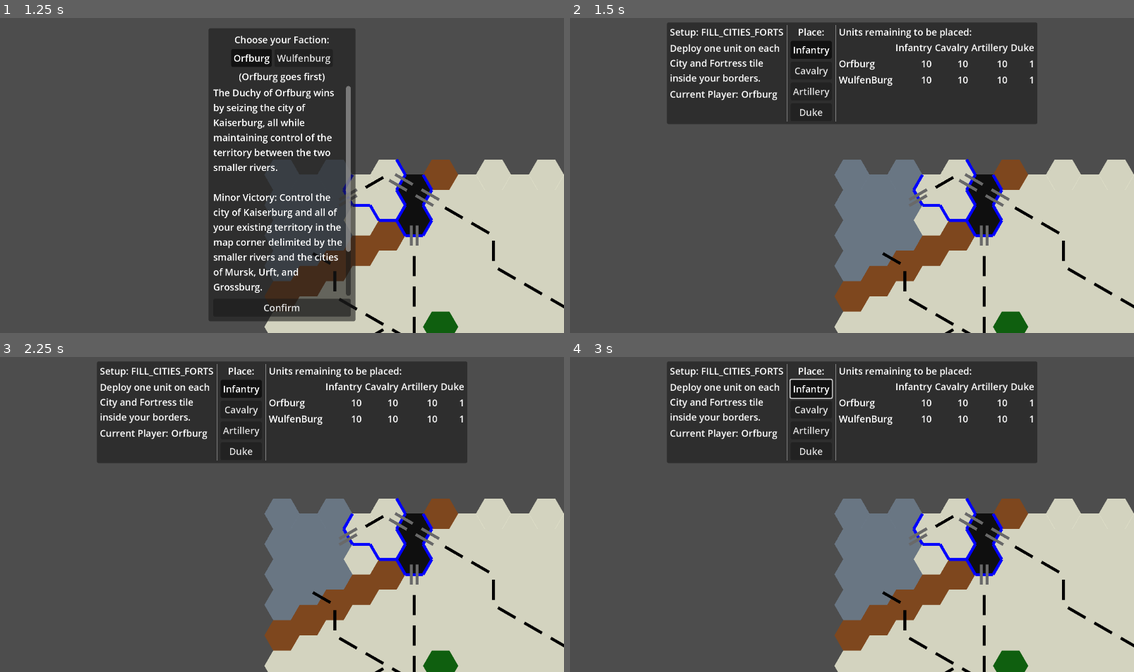
Above: before the commit, frames 1-4 (two rows, left to right).
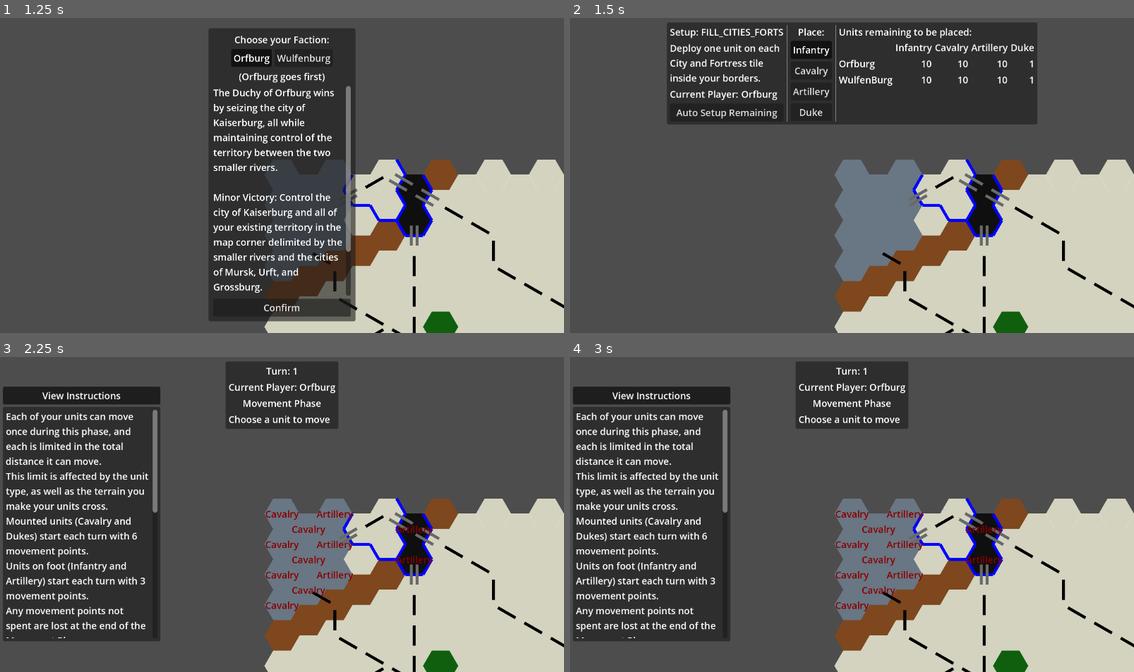
Above: after the commit, the same moments.

Repository: Jayjader/WarOfTheDukes
Game: Godot game, scene res://main_game_scene.tscn
Same seed, same stepped clock (60 frames per second), same inputs: the game is played once before the commit and once after it.
Inputs (mouse positions are in pixels of both pictures, inside the frame that each line leads up to):
- Up to frame 1 (1.25 s): click "New Game" at 0.5 s
- Up to frame 2 (1.5 s): click "Confirm" at 1.25 s
- Up to frame 3 (2.25 s): click (157, 451) at 2 s, where only the run after the commit has a clickable "Auto Setup Remaining"
- Up to frame 4 (3 s): click (812, 388) at 2.75 s, where only the run before the commit has a clickable "Infantry"

Frame 1 is identical in both runs. In frame 2, 0.2% of the frame differs, in the area x 18-37%, y 28-32%; in frame 3, 35%; in frame 4, 35%, in the area x 0-83%, y 1-91%.

Commit message:
allow quickly finishing setup
game chooses tiles for the players until triggering the end of setup.

tiles are chosen in the order they were painted into the map data "zone"
for the "current" player.

Diff:
--- a/game_session/setup/setup_root.gd
+++ b/game_session/setup/setup_root.gd
@@ -156,3 +156,20 @@
 			%Selection/Buttons/Artillery.set_pressed(true)
 		Enums.Unit.Duke:
 			%Selection/Buttons/Duke.set_pressed(true)
+
+
+func _on_auto_setup_pressed():
+
+	while get_first_with_remaining(current_player) != null:
+		var player_territory = "%sTerritory" % Enums.Faction.find_key(current_player)
+		var unit_kind = get_first_with_remaining(current_player)
+		if len(empty_cities_and_forts[current_player]) > 0:
+			var tile = empty_cities_and_forts[current_player][0]
+			choose_tile(tile, "City", [player_territory])
+		else:
+			var zone_index = { Enums.Faction.Orfburg: 0, Enums.Faction.Wulfenburg: 0 }
+			var tile = MapData.map.zones[player_territory][zone_index[current_player]]
+			while len(units_on(tile)) > 0:
+				zone_index[current_player] += 1
+				tile = MapData.map.zones[player_territory][zone_index[current_player]]
+			choose_tile(tile, "Plains", [player_territory])
--- a/game_session/setup/setup_root.tscn
+++ b/game_session/setup/setup_root.tscn
@@ -79,6 +79,10 @@
 text = "Orfburg"
 script = ExtResource("2_mxi6t")
 
+[node name="AutoSetup" type="Button" parent="MarginContainer/PanelContainer/Margins/HBox/VBox"]
+layout_mode = 2
+text = "Auto Setup Remaining"
+
 [node name="VSeparator" type="VSeparator" parent="MarginContainer/PanelContainer/Margins/HBox"]
 layout_mode = 2
 
@@ -213,3 +217,5 @@
 layout_mode = 2
 text = "1"
 horizontal_alignment = 2
+
+[connection signal="pressed" from="MarginContainer/PanelContainer/Margins/HBox/VBox/AutoSetup" to="." method="_on_auto_setup_pressed"]
